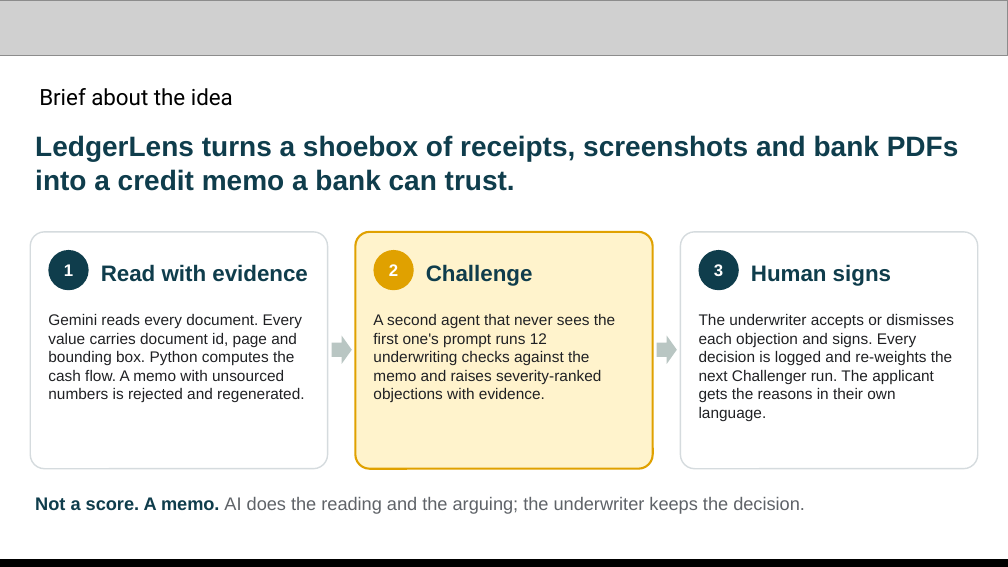
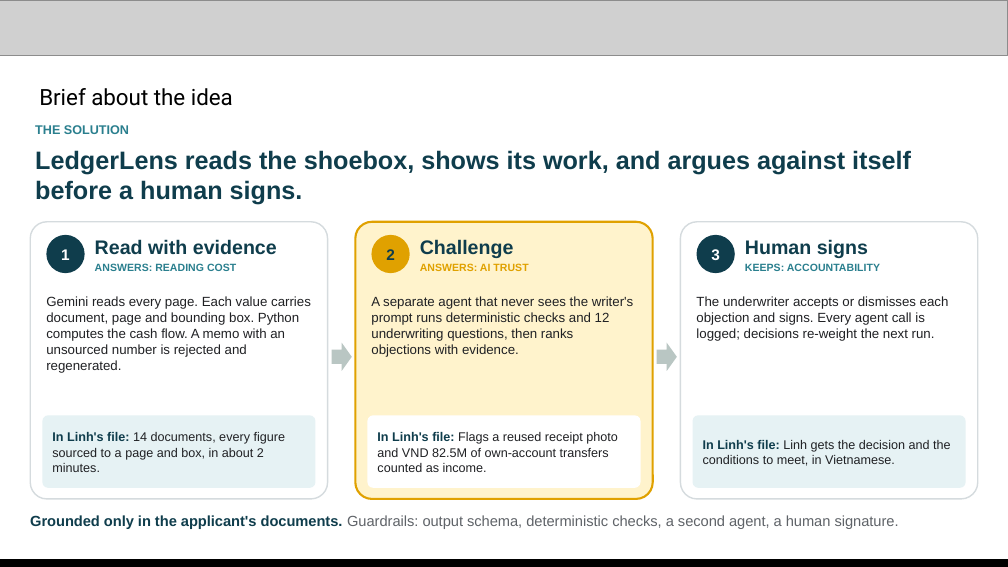
Before and after one commit to changhyeonnam/ghack, a slide deck: slide 3 of presentation/LedgerLens_AI_Builder_Cup_Submission.pptx. Drawn at 1008x567 pixels with LibreOffice and Linux fonts; fonts in the diff are those of the drawing; grey boxes stand for pictures. Boxes give left, top, right and bottom in pixels: in the first picture for what was removed or moved away, otherwise in the second. Text is boxed around its words. In the diff, an @@ line names an element or a change of style, - is before the commit and + after.

Commit message:
presentation: problem/solution/impact story, Korean edition, percentages instead of counts
- Slides 2-4 rewritten as problem -> solution -> impact, carried by the Linh demo case
- Traceability and recall shown as percentages (77% vs 0% untraceable numbers, 90% vs 15% risks caught); no raw counts
- Wording no longer claims the single prompt "makes up" numbers; it says they cannot be traced to a page
- Korean edition: LedgerLens_KR.pptx/.pdf, build_deck_ko.py, make_diagrams_ko.py, export_pdf_ko.py, img_ko/
- Demo video length on the links slide: 3 to 4 minutes

```diff
--- a/presentation/LedgerLens_AI_Builder_Cup_Submission.pptx
+++ b/presentation/LedgerLens_AI_Builder_Cup_Submission.pptx
@@ text at bbox=[35, 125, 129, 134]: text changed; size 20 to 9 pt; text colour #0F3D4C to #2A7F8E @@
-LedgerLens turns a shoebox of receipts, screenshots and bank PDFs into a credit memo a bank can trust.
+THE SOLUTION
@@ text added at bbox=[35, 150, 911, 205], 18 pt, text #0F3D4C, bold @@
+LedgerLens reads the shoebox, shows its work, and argues against itself before a human signs.
@@ rounded rectangle: place and size @@
-rounded rectangle at bbox=[30, 232, 328, 469]
+rounded rectangle at bbox=[30, 222, 328, 499]
@@ rounded rectangle "1" at bbox=[46, 235, 85, 273]: size 12 to 11 pt @@
@@ text "Read with evidence": place and size @@
-text "Read with evidence" at bbox=[101, 264, 308, 282]
+text "Read with evidence" at bbox=[95, 239, 277, 255]
@@ rounded rectangle: place and size @@
-rounded rectangle at bbox=[355, 232, 652, 469]
+rounded rectangle at bbox=[355, 222, 652, 499]
@@ rounded rectangle "2" at bbox=[372, 235, 410, 273]: size 12 to 11 pt, text colour #FFFFFF to #0F3D4C @@
@@ text "Challenge": place and size @@
-text "Challenge" at bbox=[426, 264, 533, 286]
+text "Challenge" at bbox=[420, 239, 514, 258]
@@ rounded rectangle: place and size @@
-rounded rectangle at bbox=[680, 232, 978, 469]
+rounded rectangle at bbox=[680, 222, 978, 499]
@@ 3 rounded rectangles: place and size @@
-3 rounded rectangles at bbox=[48, 250, 739, 290]
+3 rounded rectangles at bbox=[46, 235, 735, 273]
@@ rounded rectangle "3" at bbox=[697, 235, 735, 273]: size 12 to 11 pt @@
@@ size 16 to 14 pt; vertical alignment middle to top in 3 elements at bbox=[420, 239, 514, 258], bbox=[95, 239, 277, 255], bbox=[745, 239, 868, 258] @@
@@ text "Human signs": place and size @@
-text "Human signs" at bbox=[751, 264, 891, 286]
+text "Human signs" at bbox=[745, 239, 868, 258]
@@ text added at bbox=[95, 263, 236, 271], 7.5 pt, text #2A7F8E, bold @@
+ANSWERS: READING COST
@@ text added at bbox=[420, 263, 528, 271], 7.5 pt, text #E0A100, bold @@
+ANSWERS: AI TRUST
@@ text added at bbox=[745, 263, 880, 271], 7.5 pt, text #2A7F8E, bold @@
+KEEPS: ACCOUNTABILITY
@@ text at bbox=[46, 296, 311, 373]: text changed; size 11 to 9.5 pt @@
-Gemini reads every document. Every value carries document id, page and bounding box. Python computes the cash flow. A memo with unsourced numbers is rejected and regenerated.
+Gemini reads every page. Each value carries document, page and bounding box. Python computes the cash flow. A memo with an unsourced number is rejected and regenerated.
@@ text at bbox=[371, 296, 634, 357]: text changed; size 11 to 9.5 pt @@
-A second agent that never sees the first one's prompt runs 12 underwriting checks against the memo and raises severity-ranked objections with evidence.
+A separate agent that never sees the writer's prompt runs deterministic checks and 12 underwriting questions, then ranks objections with evidence.
@@ text at bbox=[696, 296, 949, 341]: text changed; size 11 to 9.5 pt @@
-The underwriter accepts or dismisses each objection and signs. Every decision is logged and re-weights the next Challenger run. The applicant gets the reasons in their own language.
+The underwriter accepts or dismisses each objection and signs. Every agent call is logged; decisions re-weight the next run.
@@ right arrow: place and size @@
-right arrow at bbox=[332, 336, 352, 364]
+right arrow at bbox=[332, 343, 352, 371]
@@ right arrow: place and size @@
-right arrow at bbox=[656, 336, 676, 364]
+right arrow at bbox=[656, 343, 676, 371]
@@ rounded rectangle added at bbox=[42, 415, 316, 488], fill #E6F2F4 @@
@@ rounded rectangle added at bbox=[368, 415, 641, 488], fill #FFFFFF @@
@@ rounded rectangle added at bbox=[692, 415, 966, 488], fill #E6F2F4 @@
@@ text added at bbox=[52, 432, 286, 472], 9 pt, text #202124 @@
+In Linh's file: 14 documents, every figure sourced to a page and box, in about 2 minutes.
@@ text added at bbox=[377, 432, 618, 472], 9 pt, text #202124 @@
+In Linh's file: Flags a reused receipt photo and VND 82.5M of own-account transfers counted as income.
@@ text added at bbox=[703, 440, 951, 466], 9 pt, text #202124 @@
+In Linh's file: Linh gets the decision and the conditions to meet, in Vietnamese.
@@ text removed at bbox=[35, 497, 805, 514] @@
-Not a score. A memo. AI does the reading and the arguing; the underwriter keeps the decision.
@@ text added at bbox=[30, 515, 899, 529], 10.5 pt, text #5F6368 @@
+Grounded only in the applicant's documents. Guardrails: output schema, deterministic checks, a second agent, a human signature.
```
Also in this commit, not shown: 5 other slides changed, 13 other files.
